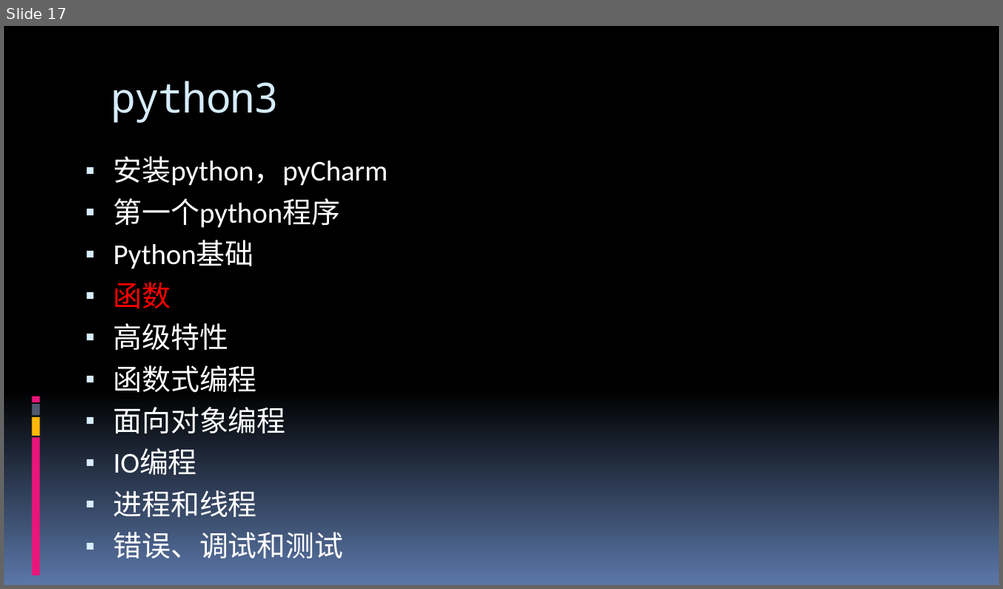
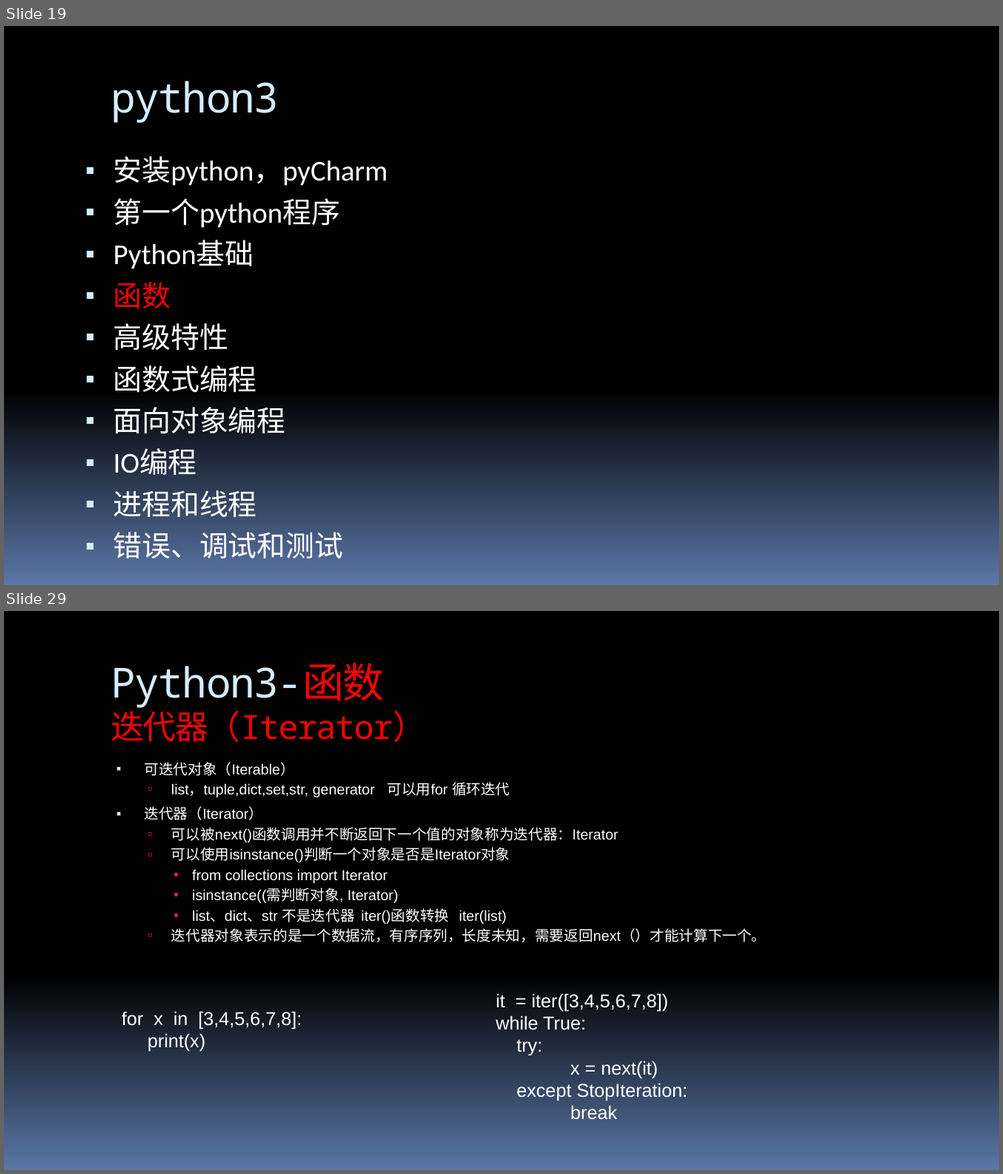
Before and after one commit to 260936767/UpdateServer, a slide deck: flexx_study/report for python&flexx.pptx. Shown one above the other, each under a label of ours: slide 17 before the commit, slides 19 and 29 after it; the slides between them are not shown. The pictures are 1003x589 and 1003x1174 pixels, drawn with LibreOffice and Linux fonts; fonts in the diff are those of the drawing. Boxes give left, top, right and bottom in pixels: in the first picture for what was removed or moved away, otherwise in the second. Text is boxed around its words. In the diff, an @@ line names an element or a change of style, - is before the commit and + after.

```diff
--- a/flexx_study/report for python&flexx.pptx
+++ b/flexx_study/report for python&flexx.pptx
@@ slide 29 added at (4,611,999,1170), background gradient #000000 to #5B77A8; not listed: 4 template elements that a slide beside it also shows @@
@@ title added at (111,663,426,742), 32 pt, text #FF0000 @@
+Python3-函数
+迭代器（Iterator）
@@ text added at (145,762,766,943), 14 pt, text #FFFFFF @@
+▪ 可迭代对象（Iterable）
+  ▫ list，tuple,dict,set,str, generator 可以用for 循环迭代
+▪ 迭代器（Iterator）
+  ▫ 可以被next()函数调用并不断返回下一个值的对象称为迭代器：Iterator
+  ▫ 可以使用isinstance()判断一个对象是否是Iterator对象
+    • from collections import Iterator
+    • isinstance((需判断对象, Iterator)
+    • list、dict、str 不是迭代器 iter()函数转换 iter(list)
+  ▫ 迭代器对象表示的是一个数据流，有序序列，长度未知，需要返回next（）才能计算下一个。
@@ text added at (495,994,688,1120), 18 pt, text #FFFFFF @@
+it = iter([3,4,5,6,7,8])
+while True:
+try:
+x = next(it)
+except StopIteration:
+break
@@ text added at (122,1011,301,1052), 18 pt, text #FFFFFF @@
+for x in [3,4,5,6,7,8]:
+print(x)
@@ what was slide 17 is now slide 19 @@
@@ slide 19 changed as well @@
@@ rectangle removed at (31,397,40,403) @@
@@ rectangle removed at (31,417,40,437) @@
@@ rectangle removed at (31,404,40,415) @@
@@ rectangle removed at (31,438,40,576) @@
```
Also in this commit, not shown: 54 other slides changed, 12 other slides added, 3 slides removed, 1 other file.
